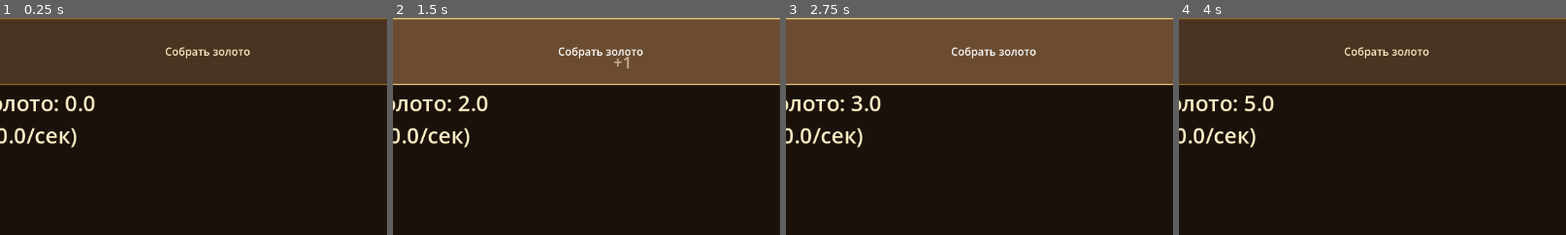
Above: before the commit, frames 1-4 (left to right).
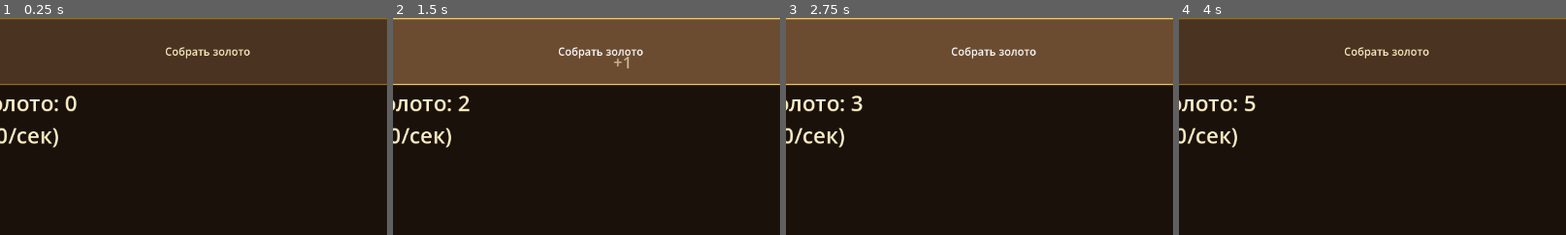
Above: after the commit, the same moments.

Repository: VPodolski/KinkdomClicker
Game: Godot game, scene res://main.tscn
The game is run twice, just before and just after one commit, with the same random seed, the same clock (stepped at 60 frames per second) and the same inputs.
Inputs (mouse positions are % of the whole screen's width and height, from its top left):
- Up to frame 1 (0.25 s): no input
- Up to frame 2 (1.5 s): click "Собрать золото" at 0.5 s; click "Собрать золото" at 1.25 s
- Up to frame 3 (2.75 s): click "Собрать золото" at 2 s
- Up to frame 4 (4 s): tap Enter at 2.75 s; move the mouse to (72, 45) at 2.77 s; tap Space at 3.5 s; move the mouse to (30, 55) at 3.52 s
The pictures show only the part of the screen within x 3-53%, y 0-50%; the shares and areas given below are measured in that part.

The runs differ from the first frame. In frame 1, 0.9% of the frame differs, in the area x 2-25%, y 35-60%; in frame 2, 0.9%; in frame 3, 0.9%; in frame 4, 0.9%.

Commit message:
String formatting for big numbers has been implemented

Diff:
--- a/Scripts/Game.gd
+++ b/Scripts/Game.gd
@@ -91,15 +91,24 @@
 	return 1.0 + (forge.count * 0.01)  # +1% за кузницу
 
 func format_number(value: float) -> String:
-	# Простое красивое форматирование без лишних нулей.
-	if value >= 1000000.0:
-		return "%.2fM" % (value / 1000000.0)
-	elif value >= 1000.0:
-		return "%.1fK" % (value / 1000.0)
-	elif value == floor(value):
-		return str(int(value))
-	else:
-		return "%.2f" % value
+	if value < 1000.0:
+		if value == floor(value):
+			return str(int(value))
+		else:
+			# Для маленьких чисел с дробной частью
+			return ("%.1f" % value).rstrip("0").rstrip(".")
+
+	var suffixes = ["", "K", "M", "B", "T", "Qa", "Qi", "Sx", "Sp", "Oc", "No", "Dc"]
+	var suffix_index = 0
+	var temp = value
+
+	while temp >= 1000.0 and suffix_index < suffixes.size() - 1:
+		temp /= 1000.0
+		suffix_index += 1
+
+	# Форматируем до 2 знаков после запятой и убираем лишние нули в конце
+	var formatted = ("%.2f" % temp).rstrip("0").rstrip(".")
+	return formatted + suffixes[suffix_index]
 
 func get_expected_prestige_bonus(gold_amount: float) -> float:
 	return (gold_amount / 500000.0) * 0.1
--- a/UI/MainUI.gd
+++ b/UI/MainUI.gd
@@ -109,10 +109,10 @@
 # =========================
 
 func update_gold(value):
-	var text ="Золото: %.1f" % value + \
-	"\n(+" + str(game.currentGoldPerSecond) + "/сек)"
-
-	gold_label.text = str(text)
+	var text = "Золото: " + game.format_number(value) + \
+	"\n(+" + game.format_number(game.currentGoldPerSecond) + "/сек)"
+
+	gold_label.text = text
 
 
 # =========================
